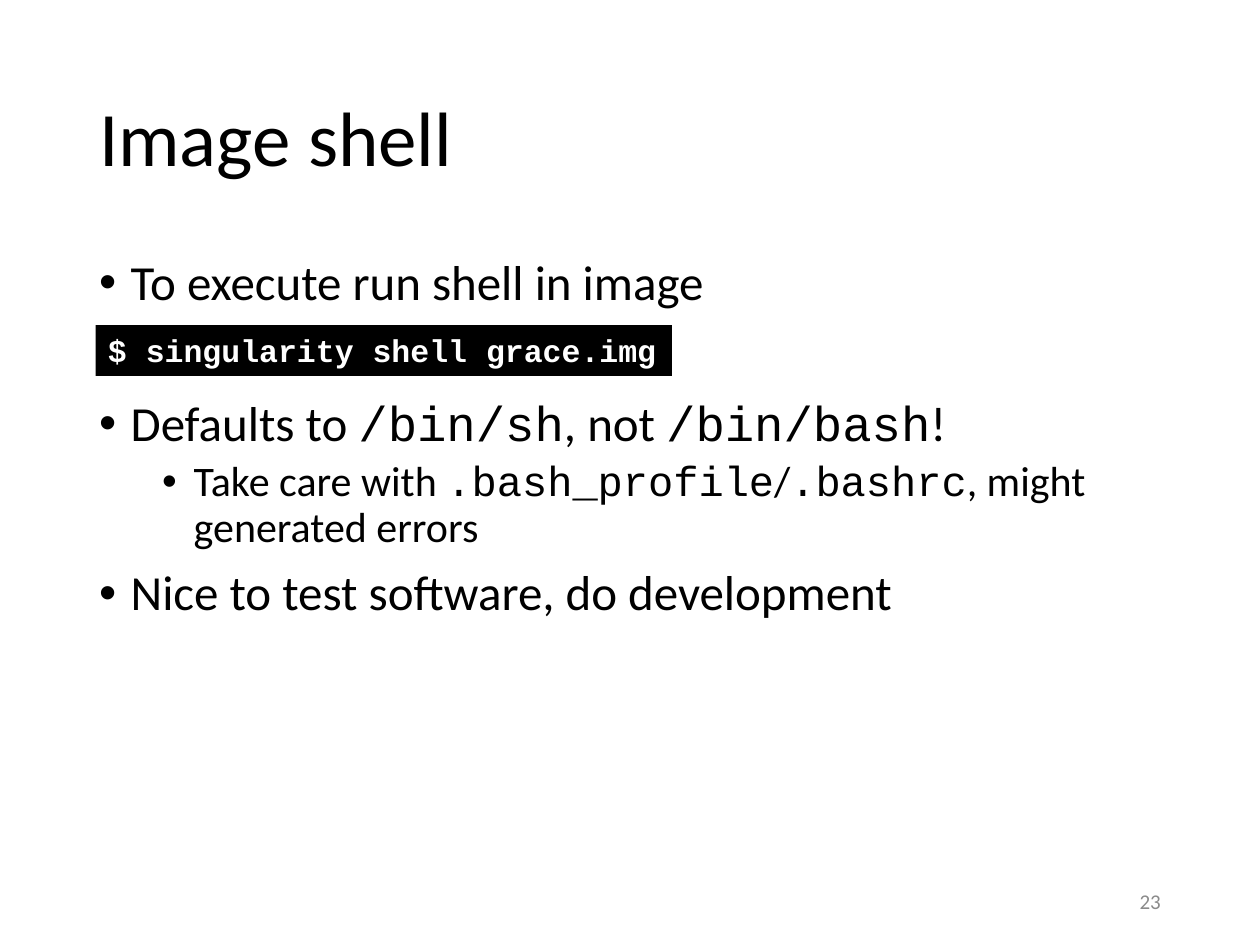
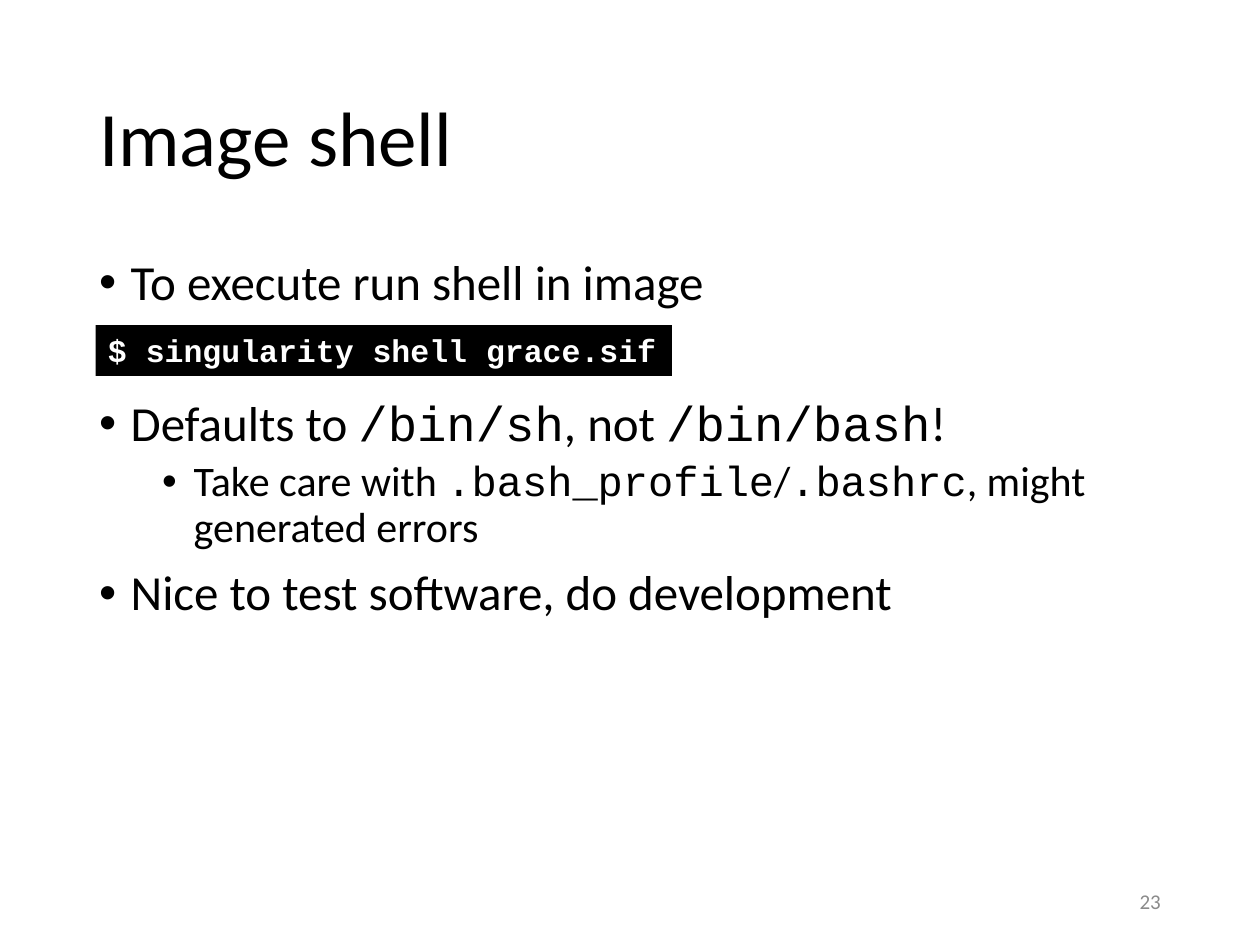
Before and after one commit to gjbex/training-material, a slide deck: slide 23 of Virtualization/singularity.pptx. Drawn at 1260x945 pixels with LibreOffice and Linux fonts; fonts in the diff are those of the drawing. Boxes give left, top, right and bottom in pixels: in the first picture for what was removed or moved away, otherwise in the second. Text is boxed around its words. In the diff, an @@ line names an element or a change of style, - is before the commit and + after.

Commit message:
Update for Singularity 3.x

```diff
--- a/Virtualization/singularity.pptx
+++ b/Virtualization/singularity.pptx
@@ text in rectangle at (x1=146, y1=340, x2=656, y2=369): text changed @@
-$ singularity shell grace.img
+$ singularity shell grace.sif
```
Also in this commit, not shown: 10 other slides changed.
